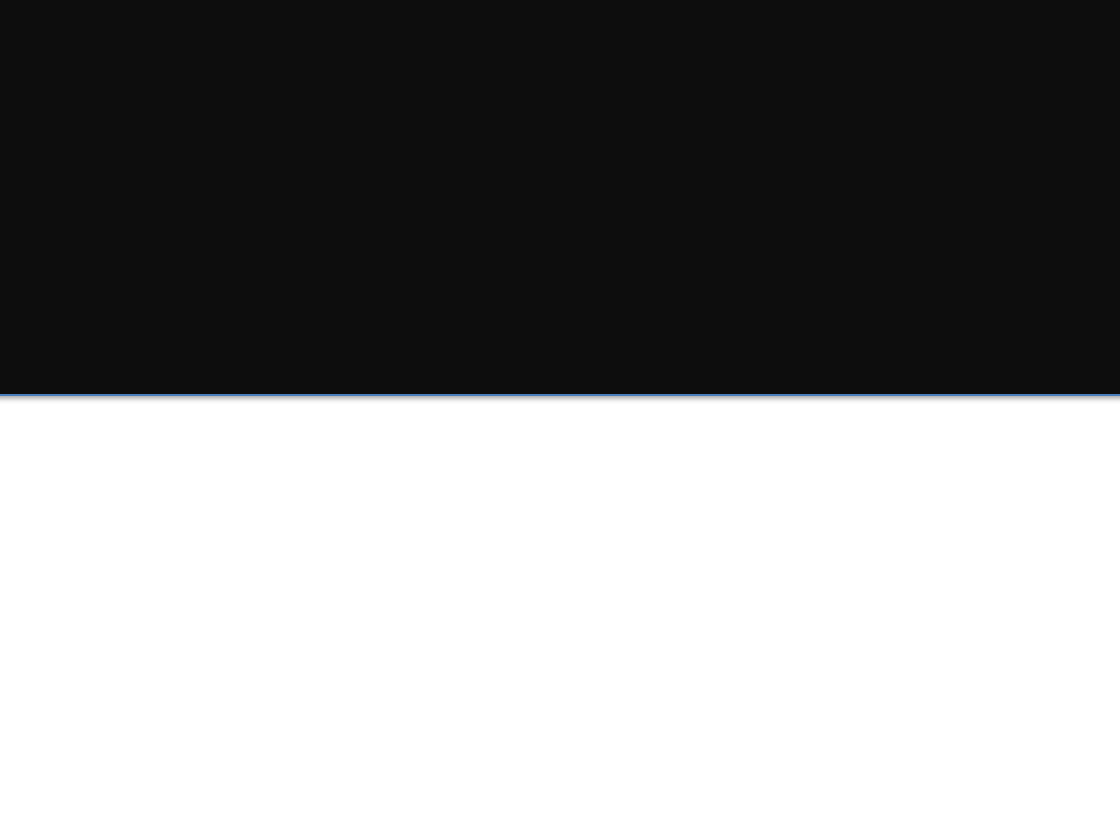
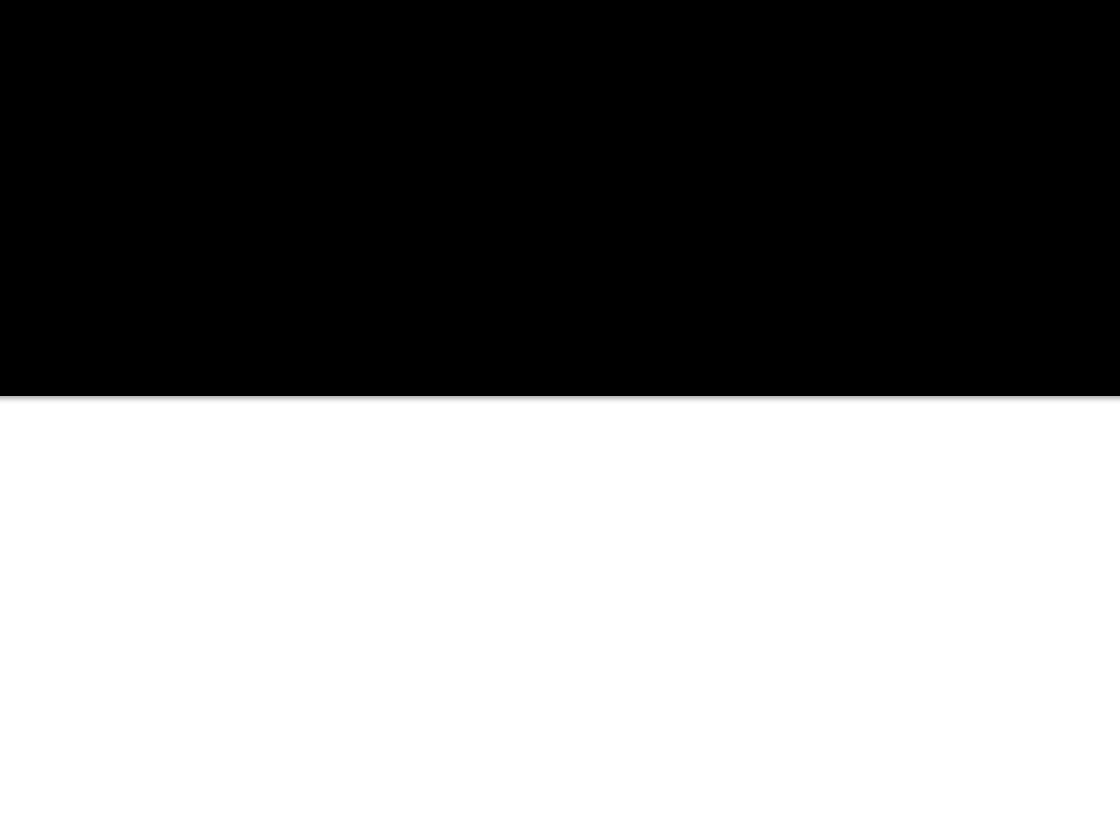
Before and after one commit to juanpa9951/RA_projects, a slide deck: slide 10 of COT24.pptx. Drawn at 1120x840 pixels with LibreOffice and Linux fonts; fonts in the diff are those of the drawing; background and template pictures are left out. Boxes give left, top, right and bottom in pixels: in the first picture for what was removed or moved away, otherwise in the second. Text is boxed around its words. In the diff, an @@ line names an element or a change of style, - is before the commit and + after.

```diff
--- a/COT24.pptx
+++ b/COT24.pptx
@@ rectangle at (0, 0, 1120, 395): fill #0D0D0D to #000000; outline #4B7EBC 0.75 pt to #000000 0.75 pt @@
```
Also in this commit, not shown: 9 other slides changed, 5 other files.
